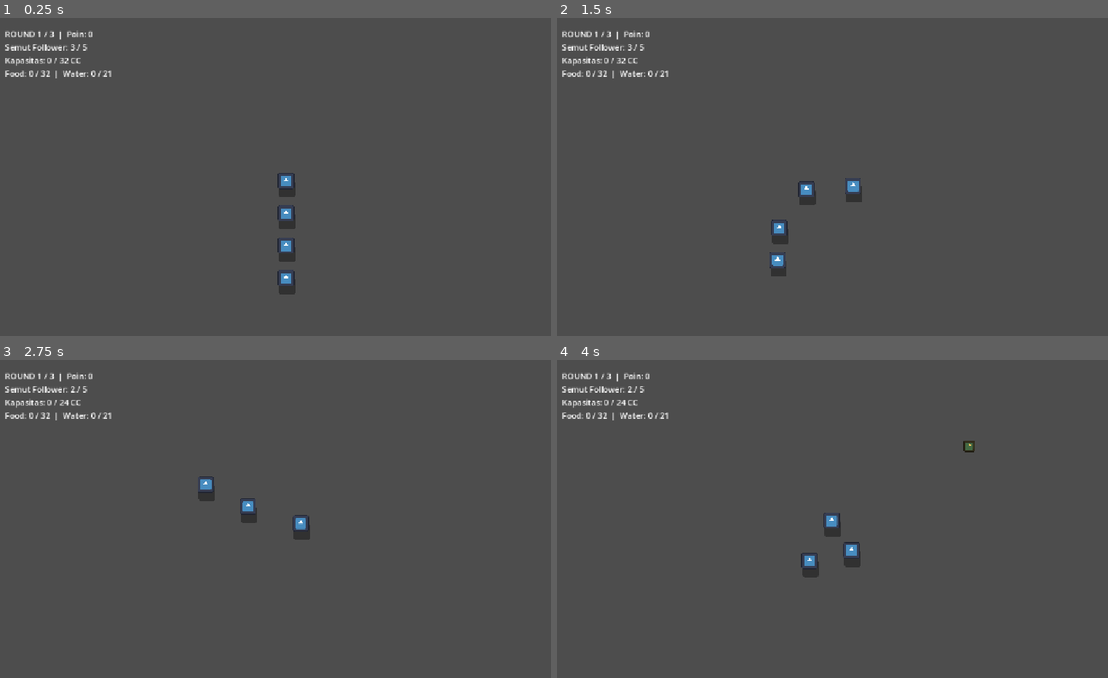
Above: before the commit, frames 1-4 (two rows, left to right).
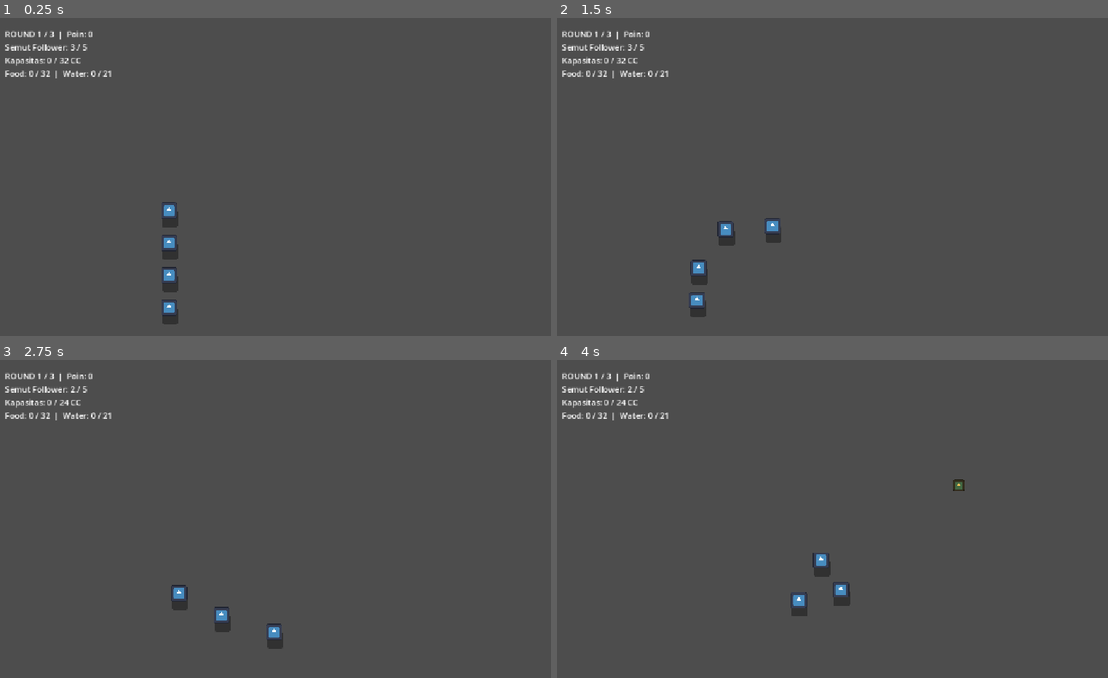
Above: after the commit, the same moments.

Repository: michaelaudrey777-boop/Hands-On
Game: Godot game, scene res://scenes/main.tscn
Same seed, same stepped clock (60 frames per second), same inputs: the game is played once before the commit and once after it. The engine's default icon, where the game draws it, is replaced by a stand-in: a white triangle on a blue panel in a dark square.
Inputs:
- Up to frame 1 (0.25 s): no input
- Up to frame 2 (1.5 s): tap Enter at 0.5 s; hold D (Right) 0.53-1.28 s; tap E at 0.6 s; tap Space at 0.77 s; hold S (Down) from 1.28 s (still down); tap Q at 1.35 s
- Up to frame 3 (2.75 s): tap Space at 1.52 s; release S (Down) at 2.03 s; hold D (Right) from 2.03 s (still down); tap K at 2.1 s
- Up to frame 4 (4 s): release D (Right) at 2.78 s; hold W (Up) 2.78-3.53 s; tap E at 2.85 s; tap Space at 3.02, 3.77 s; hold A (Left) from 3.53 s (still down); tap Q at 3.6 s

The runs differ from the first frame. In frame 1, 1.4% of the frame differs, in the area x 29-54%, y 48-97%; in frame 2, 1.2%; in frame 3, 1.0%; in frame 4, 1.1%.

Commit message:
added overall borders and round borders

Diff:
--- a/ant-icipate/scenes/ant_leader.tscn
+++ b/ant-icipate/scenes/ant_leader.tscn
@@ -30,5 +30,10 @@
 [node name="Camera2D" type="Camera2D" parent="." unique_id=1166363298]
 position = Vector2(0, -30)
 zoom = Vector2(0.5, 0.5)
+limit_left = 0
+limit_top = -1900
+limit_right = 5250
+limit_bottom = 750
+limit_smoothed = true
 position_smoothing_enabled = true
 position_smoothing_speed = 6.0
--- a/ant-icipate/scenes/main.tscn
+++ b/ant-icipate/scenes/main.tscn
@@ -1,6 +1,6 @@
 [gd_scene format=3 uid="uid://m0kiktvkuiyr"]
 
-[ext_resource type="Script" uid="uid://b41t4037rjk05" path="res://scenes/main.gd" id="1_0wfyh"]
+[ext_resource type="Script" uid="uid://b41t4037rjk05" path="res://scripts/main.gd" id="1_0wfyh"]
 [ext_resource type="PackedScene" uid="uid://bg748ng8nu5yn" path="res://scenes/ant_leader.tscn" id="1_o5qli"]
 [ext_resource type="PackedScene" uid="uid://daheniun45xih" path="res://scenes/ant_follower.tscn" id="3_sugp2"]
 [ext_resource type="PackedScene" uid="uid://dne3un4efkfjf" path="res://scenes/scavenge_item.tscn" id="4_jyhfs"]
@@ -13,13 +13,33 @@
 [sub_resource type="RectangleShape2D" id="RectangleShape2D_5wu2r"]
 size = Vector2(240, 24)
 
-[node name="Main" type="Node2D" unique_id=1787259563 node_paths=PackedStringArray("leader", "ant_dens")]
+[sub_resource type="RectangleShape2D" id="RectangleShape2D_tefeu"]
+size = Vector2(40, 2450)
+
+[sub_resource type="RectangleShape2D" id="RectangleShape2D_o6xl0"]
+size = Vector2(40, 2450)
+
+[sub_resource type="RectangleShape2D" id="RectangleShape2D_84upj"]
+size = Vector2(100, 2650)
+
+[sub_resource type="RectangleShape2D" id="RectangleShape2D_vrco3"]
+size = Vector2(100, 2650)
+
+[sub_resource type="RectangleShape2D" id="RectangleShape2D_jn7yh"]
+size = Vector2(5250, 100)
+
+[sub_resource type="RectangleShape2D" id="RectangleShape2D_5t25c"]
+size = Vector2(5250, 100)
+
+[node name="Main" type="Node2D" unique_id=1787259563 node_paths=PackedStringArray("leader", "ant_dens", "round_start_markers", "forward_borders")]
 script = ExtResource("1_0wfyh")
 follower_scene = ExtResource("3_sugp2")
 leader = NodePath("AntLeader")
 ant_dens = [NodePath("AntDen1"), NodePath("AntDen2"), NodePath("AntDen3")]
-round_spawn_mins = Array[Vector2]([Vector2(303, -1568), Vector2(1762, -1597), Vector2(3366, -1351)])
+round_start_markers = [null, NodePath("Spawn_Round2"), NodePath("Spawn_Round3")]
+round_spawn_mins = Array[Vector2]([Vector2(303, -1568), Vector2(2300, -1597), Vector2(3366, -1351)])
 round_spawn_maxs = Array[Vector2]([Vector2(2210, 484), Vector2(3655, 405), Vector2(4775, 224)])
+forward_borders = [NodePath("RoundBorders/Border_R1_to_R2"), NodePath("RoundBorders/Border_R2_to_R3")]
 item_scene = ExtResource("4_jyhfs")
 foot_scene = ExtResource("4_tefeu")
 
@@ -65,4 +85,42 @@
 position = Vector2(0, 110)
 shape = SubResource("RectangleShape2D_5wu2r")
 
+[node name="RoundBorders" type="Node2D" parent="." unique_id=405659590]
+
+[node name="Border_R1_to_R2" type="StaticBody2D" parent="RoundBorders" unique_id=1121053727]
+position = Vector2(2210, -575)
+
+[node name="CollisionShape2D" type="CollisionShape2D" parent="RoundBorders/Border_R1_to_R2" unique_id=461975400]
+shape = SubResource("RectangleShape2D_tefeu")
+
+[node name="Border_R2_to_R3" type="StaticBody2D" parent="RoundBorders" unique_id=441504374]
+position = Vector2(3655, -575)
+
+[node name="CollisionShape2D" type="CollisionShape2D" parent="RoundBorders/Border_R2_to_R3" unique_id=996747778]
+shape = SubResource("RectangleShape2D_o6xl0")
+
+[node name="MapBorders" type="StaticBody2D" parent="." unique_id=1773949582]
+
+[node name="WallLeft" type="CollisionShape2D" parent="MapBorders" unique_id=1316470771]
+position = Vector2(50, -575)
+shape = SubResource("RectangleShape2D_84upj")
+
+[node name="WallRight" type="CollisionShape2D" parent="MapBorders" unique_id=1233678349]
+position = Vector2(5200, -575)
+shape = SubResource("RectangleShape2D_vrco3")
+
+[node name="WallTop" type="CollisionShape2D" parent="MapBorders" unique_id=332572633]
+position = Vector2(2625, -1850)
+shape = SubResource("RectangleShape2D_jn7yh")
+
+[node name="WallBottom" type="CollisionShape2D" parent="MapBorders" unique_id=97777806]
+position = Vector2(2625, 700)
+shape = SubResource("RectangleShape2D_5t25c")
+
+[node name="Spawn_Round2" type="Marker2D" parent="." unique_id=2134173784]
+position = Vector2(2380, -1400)
+
+[node name="Spawn_Round3" type="Marker2D" parent="." unique_id=2138021059]
+position = Vector2(3820, 0)
+
 [editable path="AntDen3"]
--- a/ant-icipate/scripts/ant_follower.gd
+++ b/ant-icipate/scripts/ant_follower.gd
@@ -82,6 +82,11 @@
 	position_history.clear()
 	modulate = Color.WHITE
 
+func reset_follow_history() -> void:
+	position_history.clear()
+	if is_node_ready():
+		shadow.global_position = sprite.global_position + shadow_offset
+
 func _on_body_entered(body: Node2D) -> void:
 	if line_target == null and can_be_recruited and body.has_method("recruit_follower"):
 		body.recruit_follower(self)
--- a/ant-icipate/scripts/ant_leader.gd
+++ b/ant-icipate/scripts/ant_leader.gd
@@ -50,7 +50,7 @@
 	var input := Input.get_vector("Left", "Right", "Up", "Down")
 	var rate := acceleration if input else friction
 	if input and velocity.dot(input) < 0.0:
-		rate = turn_acceleration  # braking against the current direction: brake hard
+		rate = turn_acceleration
 
 	var speed_multiplier := 1.0
 	if is_huddling:
@@ -72,6 +72,22 @@
 	shadow.frame = sprite.frame
 	shadow.hframes = sprite.hframes
 	shadow.vframes = sprite.vframes
+
+func teleport_squad(target_pos: Vector2) -> void:
+	global_position = target_pos
+	velocity = Vector2.ZERO
+	shadow.global_position = sprite.global_position + shadow_offset
+
+	for i in range(followers.size()):
+		var f := followers[i]
+		if is_instance_valid(f):
+			f.global_position = target_pos + Vector2(0, (i + 1) * 35.0)
+			if f.has_method("reset_follow_history"):
+				f.reset_follow_history()
+
+	var cam := get_node_or_null("Camera2D") as Camera2D
+	if cam != null:
+		cam.reset_smoothing()
 
 func spawn_initial_followers() -> void:
 	if follower_scene == null:
--- a/ant-icipate/scenes/main.gd
+++ b/ant-icipate/scripts/main.gd
@@ -7,9 +7,14 @@
 
 @export_group("Round Loop & Ant Dens")
 @export var ant_dens: Array[Area2D] = []
+@export var round_start_markers: Array[Marker2D] = []
 @export var round_max_items: Array[int] = [10, 15, 20]
 @export var round_spawn_mins: Array[Vector2] = []
 @export var round_spawn_maxs: Array[Vector2] = []
+
+@export_group("Round Borders")
+@export var forward_borders: Array[StaticBody2D] = []
+@export var backward_borders: Array[StaticBody2D] = []
 
 @export_group("Item Spawn Settings")
 @export var item_scene: PackedScene
@@ -156,9 +161,71 @@
 		spawn_area_min = round_spawn_mins[idx]
 		spawn_area_max = round_spawn_maxs[idx]
 
+	# Bersihkan follower liar yang belum direkrut di zona ronde sebelumnya agar kuota spawn tetap jalan
+	if round_num > 1:
+		for f in get_tree().get_nodes_in_group("followers"):
+			if is_instance_valid(f) and f.get("line_target") == null:
+				f.queue_free()
+
+	# Teleport pemain & seluruh barisan ke titik awal ronde baru
+	if leader != null and idx >= 0 and idx < round_start_markers.size():
+		var marker := round_start_markers[idx]
+		if marker != null:
+			if leader.has_method("teleport_squad"):
+				leader.teleport_squad(marker.global_position)
+			else:
+				leader.global_position = marker.global_position
+
+	_update_round_borders(round_num)
+
 	_refill_cells(available_follower_cells)
 	_refill_cells(available_item_cells)
 	_refresh_hud()
+
+func _update_round_borders(round_num: int) -> void:
+	var idx := round_num - 1
+
+	# Dinding pembatas antar-zona tetap aktif terus:
+	# - Sebelum teleport: menahan pemain maju ke zona ronde berikutnya
+	# - Sesudah teleport melewati border: menahan pemain kembali ke zona ronde sebelumnya
+	for i in range(forward_borders.size()):
+		var border := forward_borders[i]
+		if border != null:
+			_set_border_active(border, true)
+
+	for i in range(backward_borders.size()):
+		var border := backward_borders[i]
+		if border != null:
+			_set_border_active(border, i < idx)
+
+func _set_border_active(border: StaticBody2D, active: bool) -> void:
+	border.visible = active
+	if border.collision_layer == 0:
+		border.collision_layer = 1
+
+	var found_shape := false
+	for child in border.get_children():
+		if child is CollisionShape2D:
+			found_shape = true
+			if child.shape == null:
+				var rect := RectangleShape2D.new()
+				rect.size = Vector2(40, 2450)
+				child.shape = rect
+			elif child.shape is RectangleShape2D and child.shape.size == Vector2.ZERO:
+				child.shape.size = Vector2(40, 2450)
+			child.set_deferred("disabled", not active)
+		elif child is CollisionPolygon2D:
+			found_shape = true
+			child.set_deferred("disabled", not active)
+
+	if not found_shape:
+		var auto_col := CollisionShape2D.new()
+		auto_col.name = "AutoCollisionShape"
+		var rect := RectangleShape2D.new()
+		rect.size = Vector2(40, 2450)
+		auto_col.shape = rect
+		auto_col.disabled = not active
+		border.add_child(auto_col)
 
 func _on_den_reached(den: Area2D, leader_body: Node2D) -> void:
 	if game_finished:
@@ -399,7 +466,6 @@
 	await get_tree().create_timer(initial_hazard_delay).timeout
 	while is_inside_tree() and not game_finished:
 		_spawn_foot()
-		# hazards scale up each nest: less wait every round, min 5 sec
 		var wait := maxf(5.0, hazard_interval - (current_round - 1) * 5.0)
 		await get_tree().create_timer(wait).timeout
 
Not shown, added: ant-icipate/scripts/hazard_foot.gd.uid
Renamed: ant-icipate/scenes/main.gd.uid -> ant-icipate/scripts/main.gd.uid
